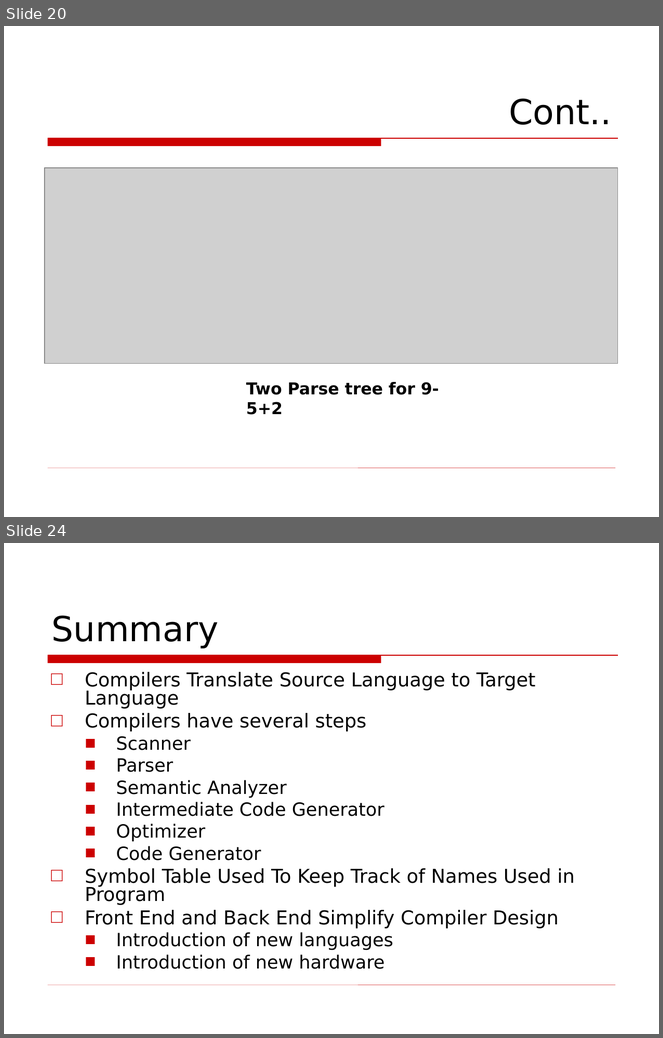
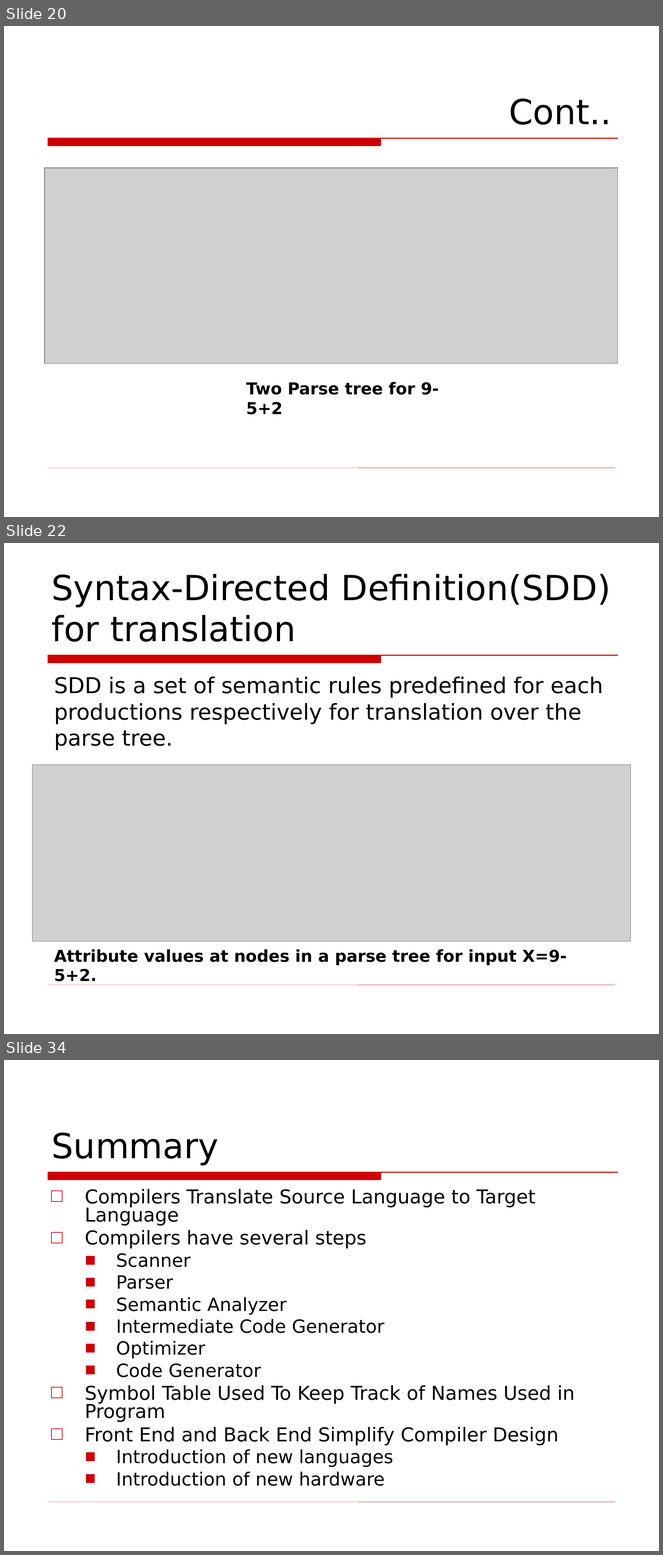
Before and after one commit to Fuuast-BSCS/Compiler-Construction, a slide deck: Compiler-02.ppt. Shown one above the other, each under a label of ours: slides 20 and 24 before the commit, slides 20, 22 and 34 after it; the slides between them are not shown. The pictures are 663x1038 and 663x1555 pixels, drawn with LibreOffice and Linux fonts; fonts in the diff are those of the drawing; grey boxes stand for pictures; background and template pictures are left out. Boxes give left, top, right and bottom in pixels: in the first picture for what was removed or moved away, otherwise in the second. Text is boxed around its words. In the diff, an @@ line names an element or a change of style, - is before the commit and + after.

```diff
--- a/Compiler-02.ppt
+++ b/Compiler-02.ppt
@@ slide 22 added at (4, 543, 659, 1034), background picture (left out); not listed: 2 template elements that a slide beside it also shows @@
@@ title added at (52, 574, 611, 642), 38 pt, text #000000 @@
+Syntax-Directed Definition(SDD) for translation
@@ text added at (54, 677, 603, 750), 24 pt, text #000000 @@
+SDD is a set of semantic rules predefined for each productions respectively for translation over the parse tree.
@@ picture added at (32, 765, 631, 942) @@
@@ text added at (54, 950, 567, 986), 18 pt, text #000000, bold @@
+Attribute values at nodes in a parse tree for input X=9-5+2.
@@ what was slide 24 is now slide 34 @@
```
Also in this commit, not shown: 2 slides changed, 12 other slides added, 3 slides removed.
